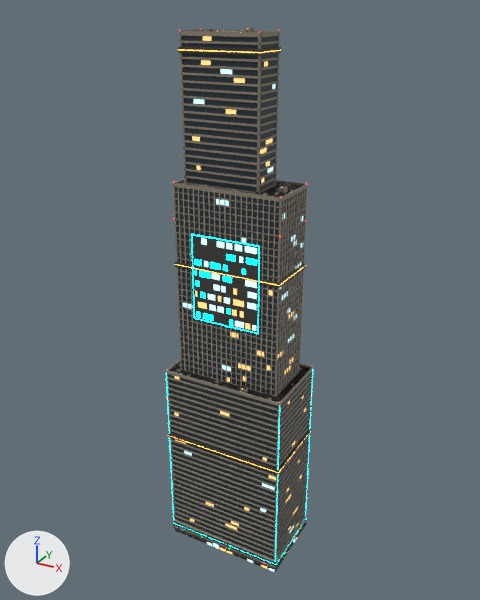
Two versions of the FBX model Assets/Chopper/Art/City/City01/Models/Mega_Slab.fbx, one commit apart.
Both versions are drawn from a 50 mm lens placed at (162.0, -294.0, 308.0), pointed at (-2.0, 3.0, 160.0). Arrows for +X, +Y and +Z are at lower left; the lights stay in place. The picture after the commit comes second. Objects named as collision shapes, trigger or cutter boxes, shadow casters or lower levels of detail are left out. Where no turn or scale is listed for an object, it has been applied to the vertices.

Names of what the first picture shows: 'Mega_Slab_LOD0'.
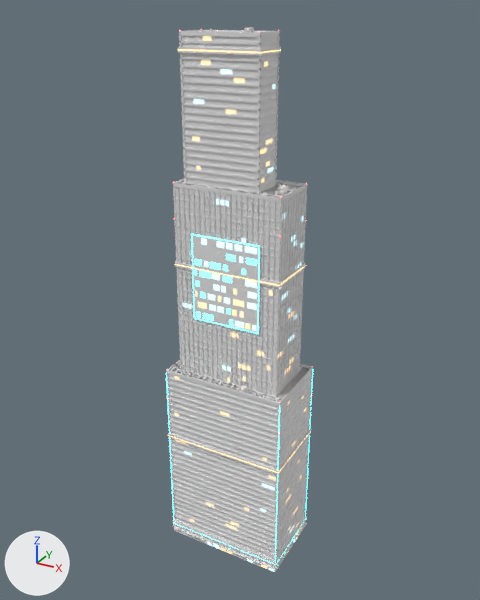
Edits to the bpy script that builds the scene:
```text
Change mat_city01_kit:
    where n2 = _N.new('ShaderNodeTexImage'); n2.name = 'Image Texture'
    where n0 = _N.new('ShaderNodeBsdfPrincipled'); n0.name = 'Principled BSDF'
    remove n3 = _N.new('ShaderNodeTexImage'); n3.name = 'Image Texture.001'
    remove n3.image = img_city01_emission_png
    remove _L.new(n2.outputs[0], n0.inputs[0])  # 'Color' to 'Base Color'
    remove _L.new(n3.outputs[0], n0.inputs[27])  # 'Color' to 'Emission Color'
    n2.image: img_city01_colour_png -> img_city01_emission_png
    add _L.new(n2.outputs[0], n0.inputs[27])  # 'Color' to 'Emission Color'
```

What differs and where, as boxes (x1, y1, x2, y2) in the pictures (480 x 600 px):
'Mega_Slab_LOD0', surface changed (lighter)
    both: (166, 27, 313, 572)
